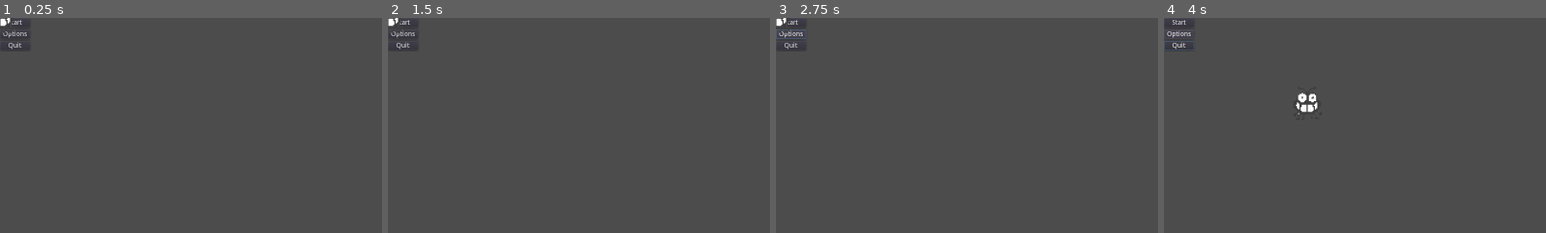
Above: before the commit, frames 1-4 (left to right).
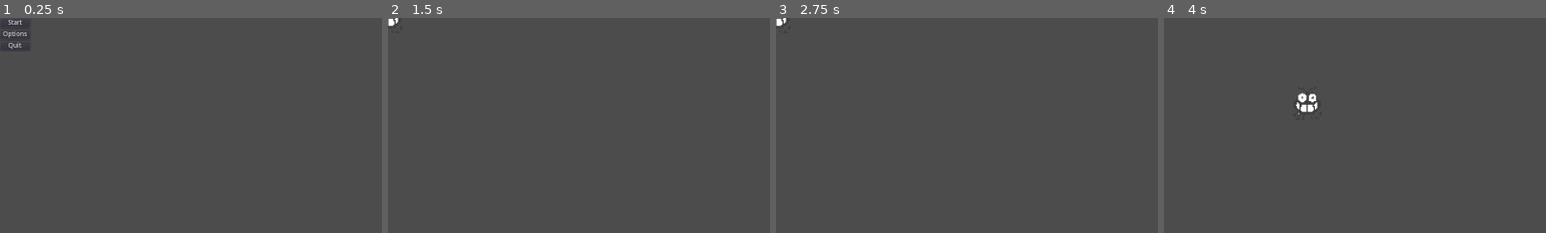
Above: after the commit, the same moments.

Repository: VictorieeMan/Bug-Off-2021
Game: Godot game, scene res://main.tscn
Two runs of this game, one before a commit and one after it. Both use one fixed random seed, a clock stepped at 60 frames per second and the inputs below.
Inputs (mouse positions are % of the whole screen's width and height, from its top left):
- Up to frame 1 (0.25 s): no input
- Up to frame 2 (1.5 s): click "Start" at 0.5 s; click (2, 1) at 1.25 s, where only the run before the commit has a clickable "Start"
- Up to frame 3 (2.75 s): click (2, 4) at 2 s, where only the run before the commit has a clickable "Options"
- Up to frame 4 (4 s): hold Right (ui_right) 2.78-3.53 s; hold Down (ui_down) from 3.53 s (still down)
The pictures show only the part of the screen within x 0-50%, y 0-50%; the shares and areas given below are measured in that part.

The runs differ from the first frame. In frame 1, 0.1% of the frame differs, in the area x 0-4%, y 0-8%; in frame 2, 0.1%; in frame 3, 0.2%, in the area x 0-8%, y 0-15%; in frame 4, 0.2%.

Commit message:
Menu working, game now initiated from here
I'm beginning to understand the GoDot scene/node system, hurray!

Diff:
--- a/main.tscn
+++ b/main.tscn
@@ -1,10 +1,7 @@
-[gd_scene load_steps=3 format=2]
+[gd_scene load_steps=2 format=2]
 
-[ext_resource path="res://player_Area2D.tscn" type="PackedScene" id=1]
 [ext_resource path="res://menu.tscn" type="PackedScene" id=2]
 
 [node name="main" type="Node"]
 
 [node name="menu" parent="." instance=ExtResource( 2 )]
-
-[node name="player_Area2D" parent="." instance=ExtResource( 1 )]
--- a/menu.gd
+++ b/menu.gd
@@ -17,7 +17,7 @@
 
 
 func _on_startButton_pressed():
-	get_tree().change_scene("res://main.tscn")
+	get_tree().change_scene("res://level_0.tscn")
 
 
 func _on_optionsButton_pressed():
